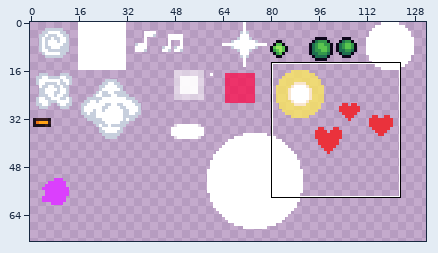
Pixel-art file, stored at BurningKnight/Content/Animations/particles.ase. Above: a wide view before the commit, with the close-up outlined.
Close-up. Before the edit:
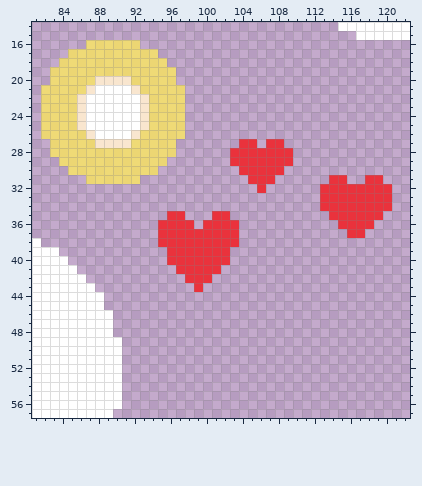
132x107 pixels, 1 frame. Shown: x 81..122, y 14..57. The wide view leaves out empty margins.
After:
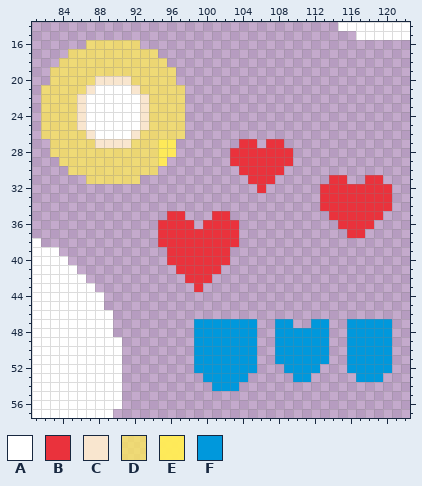
Palette (. is transparent): A #ffffff  B #ea323c  C #f9e6cf  D #ffeb57bb  E #ffeb57fa  F #0098dc
From the commit log: Custom shield healing particles
Edits made:
y 27..28: x 95..96 DD -> EE
y 29: x 95 D -> E
y 47: x 99..105 ....... -> FFFFFFF; x 108..109 .. -> FF; x 112..113 .. -> FF; x 116..120 ..... -> FFFFF
y 48..51: x 99..105 ....... -> FFFFFFF; x 108..113 ...... -> FFFFFF; x 116..120 ..... -> FFFFF
y 52: x 99..105 ....... -> FFFFFFF; x 109..112 .... -> FFFF; x 116..120 ..... -> FFFFF
y 53: x 100..104 ..... -> FFFFF; x 110..111 .. -> FF; x 117..119 ... -> FFF
y 54: x 101..103 ... -> FFF
Pixel boxes of the changes (left, top, right, bottom) in both close-ups:
changed: (158, 139, 176, 166)
added: (194, 319, 392, 391)
